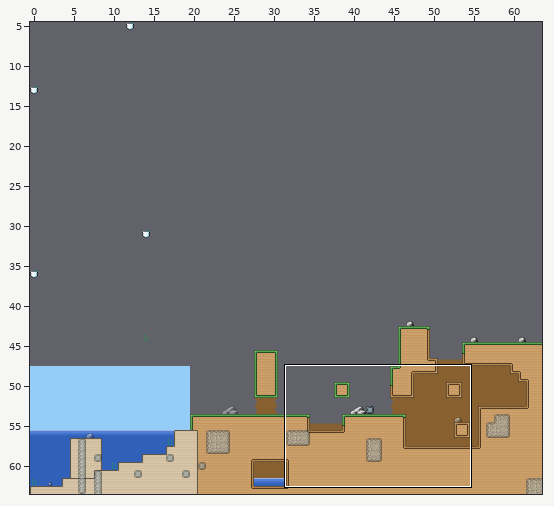
A Tiled map gets an edit: res/worlds/lost_alex.tmx. The picture above shows the old version from afar; the outline marks the close-up.
Close-up. The starting point:
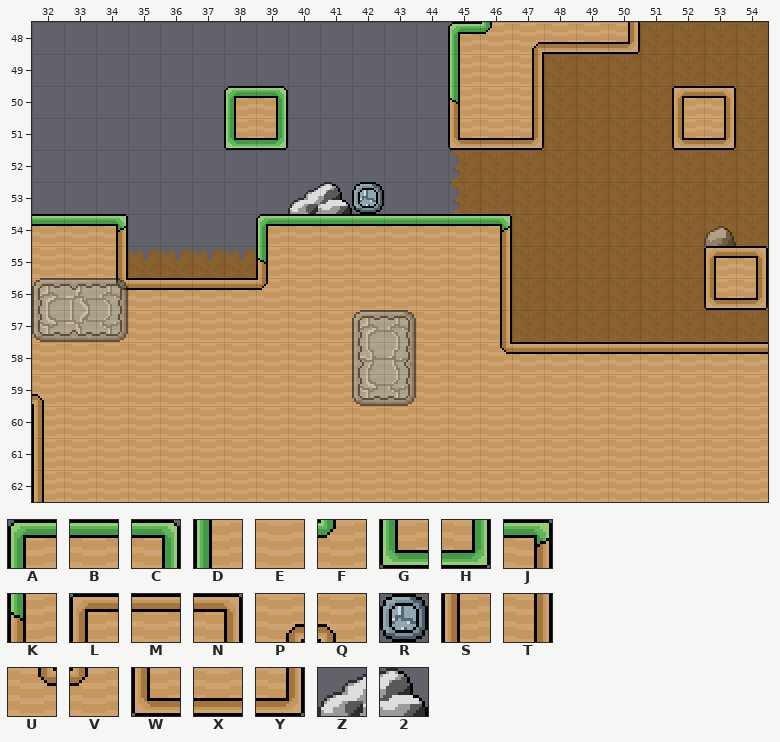
Cells are 16x16 px. Shown: x 32..54, y 48..62.
Key: from "Tileset": A 121, B 122, C 123, D 181, E 182, F 185, G 241, H 243, J 245, K 304, L 361, M 362, N 363, P 364, Q 365, R 377, S 421, T 423, U 424, V 425, W 481, X 482, Y 483, Z 541, 2 542.
_ is an empty cell.
Layers that did not change in this view are not listed.
Layer "Foreground" before, first column x 32:
48 _____________AFPXXY____
49 _____________DET_______
50 ______AC_____KET____LN_
51 ______GH_____WXY____WY_
52 _______________________
53 __________R____________
54 BBJ____ABBBBBBJ________
55 EET____KEEEEEET______LN
56 EEUMMMMVEEEEEET______WY
57 EEEEEEEEEEEEEET________
58 EEEEEEEEEEEEEEUMMMMMMMM
59 QEEEEEEEEEEEEEEEEEEEEEE
60 SEEEEEEEEEEEEEEEEEEEEEE
61 SEEEEEEEEEEEEEEEEEEEEEE
62 SEEEEEEEEEEEEEEEEEEEEEE
New version:
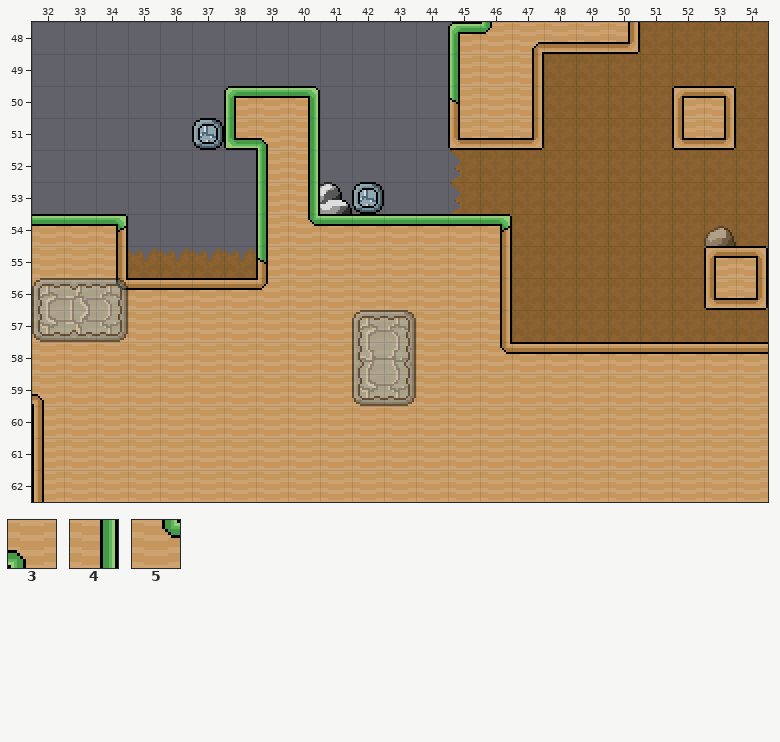
Further tiles: from "Tileset": 3 125, 4 183, 5 184.
Message: work at dani and alex start world
The exact change:
Layer "Foreground":
The author changed tile H to tile 3 in row 51 at x 39.
Tile 4 now appears in rows 51 to 53 at x 40.
The author changed tile B to tile 5 in row 54 at x 40.
The author changed tile C to tile B in row 50 at x 39.
Tile C now appears in row 50 at x 40.
The author changed tile A to tile D in row 54 at x 39.
Tile D now appears in rows 52 to 53 at x 39.
Tile R now appears in row 51 at x 37.
Layer "Floorground":
The edit erases tile Z in row 53 at x 40.
Changed places in both close-ups, as pixel boxes (x1, y1, x2, y2):
changed: (256, 86, 320, 226)
added: (192, 118, 224, 150)
